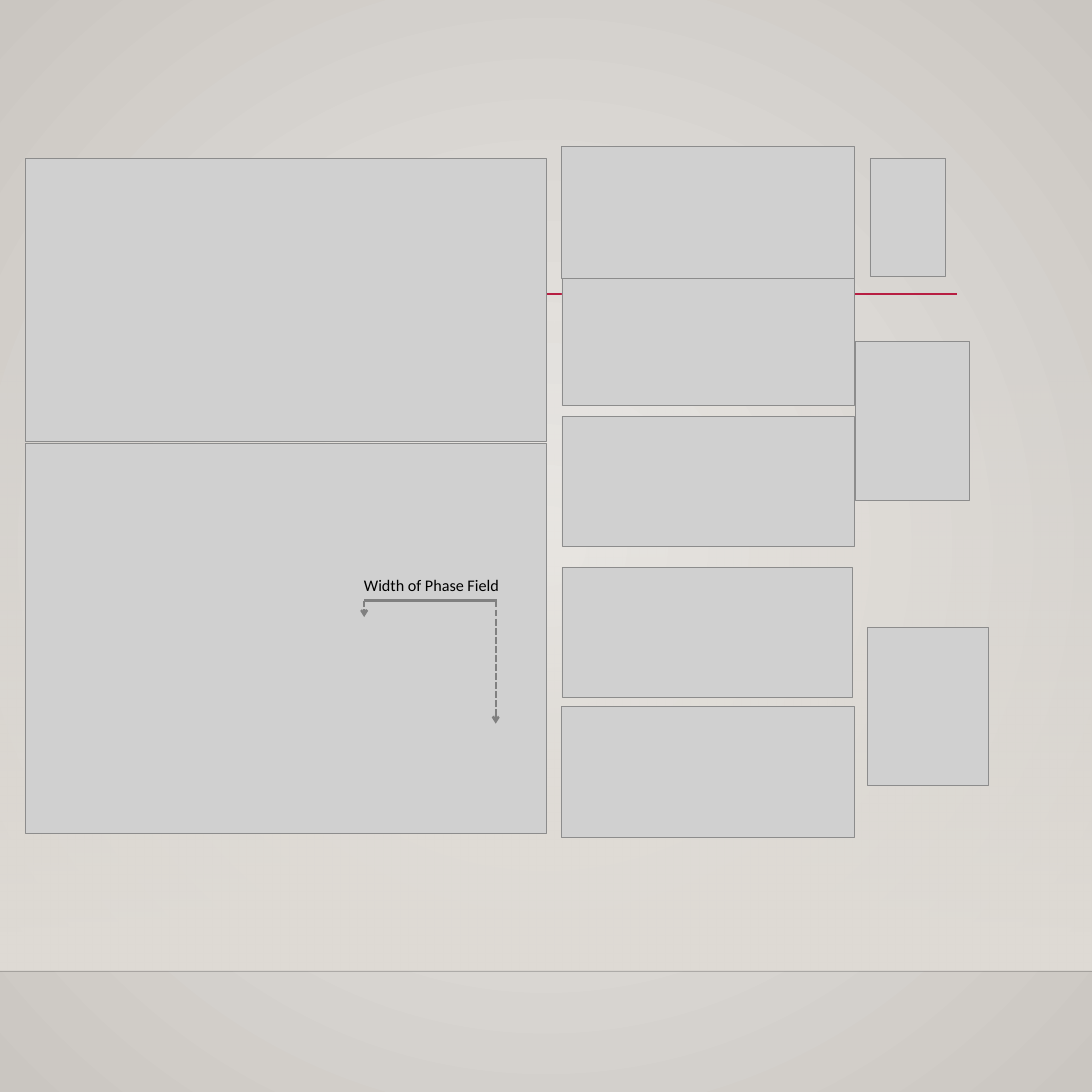
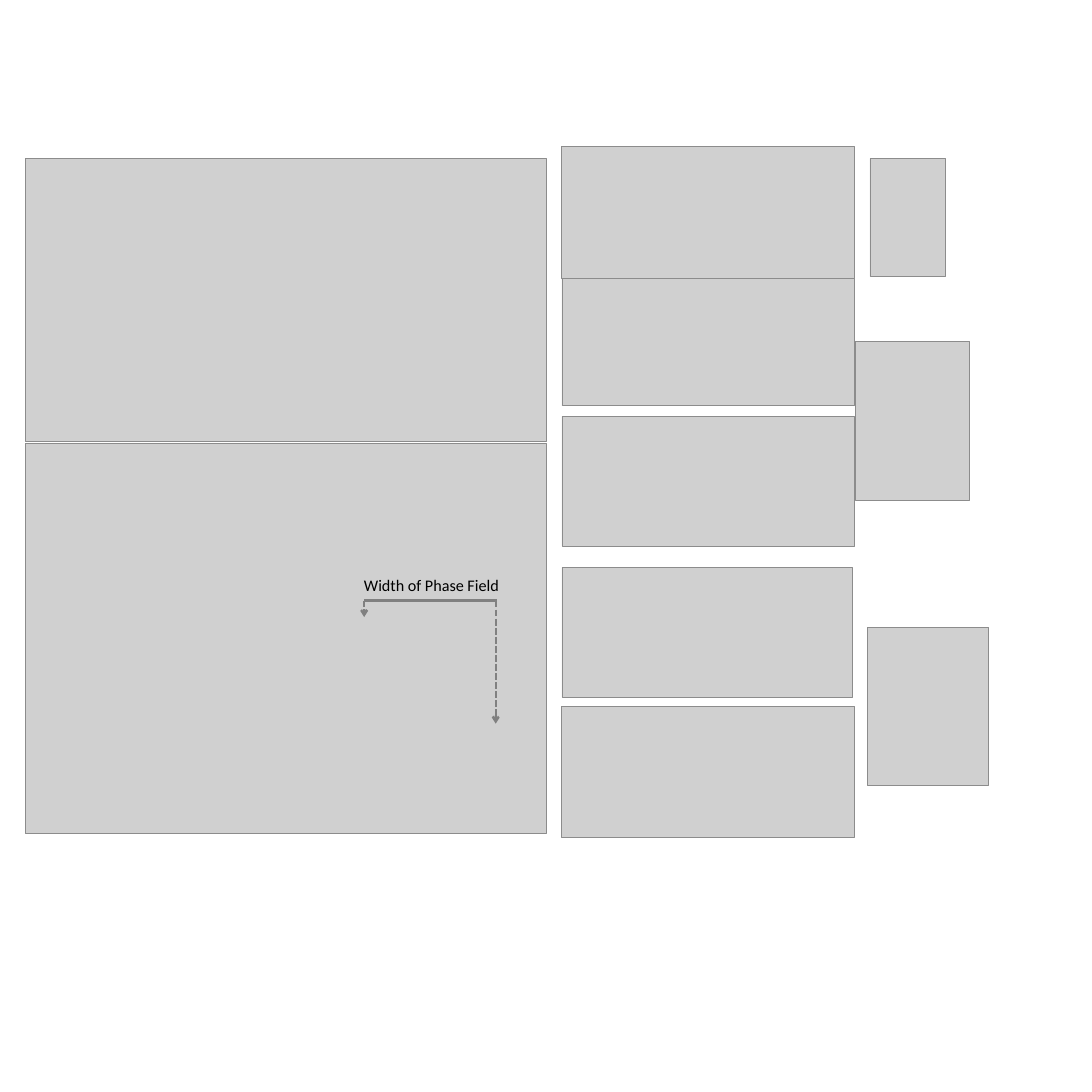
Before and after one commit to idaang267/FEniCS, a slide deck: slide 4 of Phase_Field_Fracture/Figures/PaperFigures.pptx (slide 3 before the commit). Drawn at 1092x1092 pixels with LibreOffice and Linux fonts; fonts in the diff are those of the drawing; grey boxes stand for pictures; background and template pictures are left out. Boxes give left, top, right and bottom in pixels: in the first picture for what was removed or moved away, otherwise in the second. Text is boxed around its words. In the diff, an @@ line names an element or a change of style, - is before the commit and + after.

```diff
--- a/Phase_Field_Fracture/Figures/PaperFigures.pptx
+++ b/Phase_Field_Fracture/Figures/PaperFigures.pptx
@@ background gradient #ECEAE7 to #CAC7C1 to #FFFFFF @@
@@ line removed from (173, 294) to (957, 294) @@
@@ rectangle removed at [0,321,1092,970] @@
@@ line removed from (0, 971) to (1092, 971) @@
```
Also in this commit, not shown: 2 other slides changed, 6 slides added, 1 slide removed, 39 other files.
